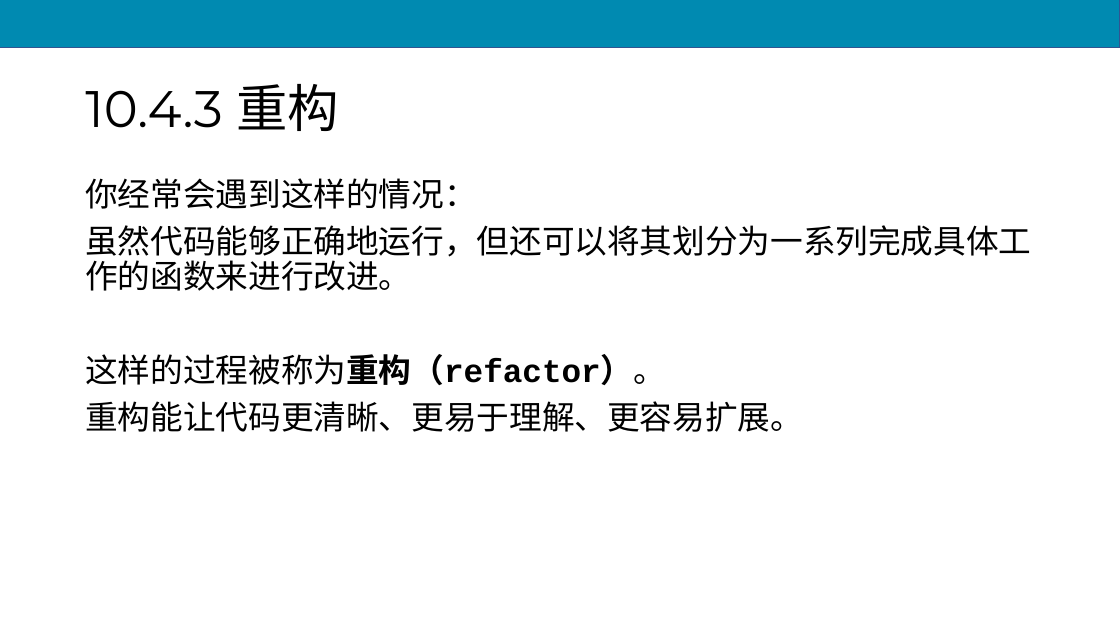
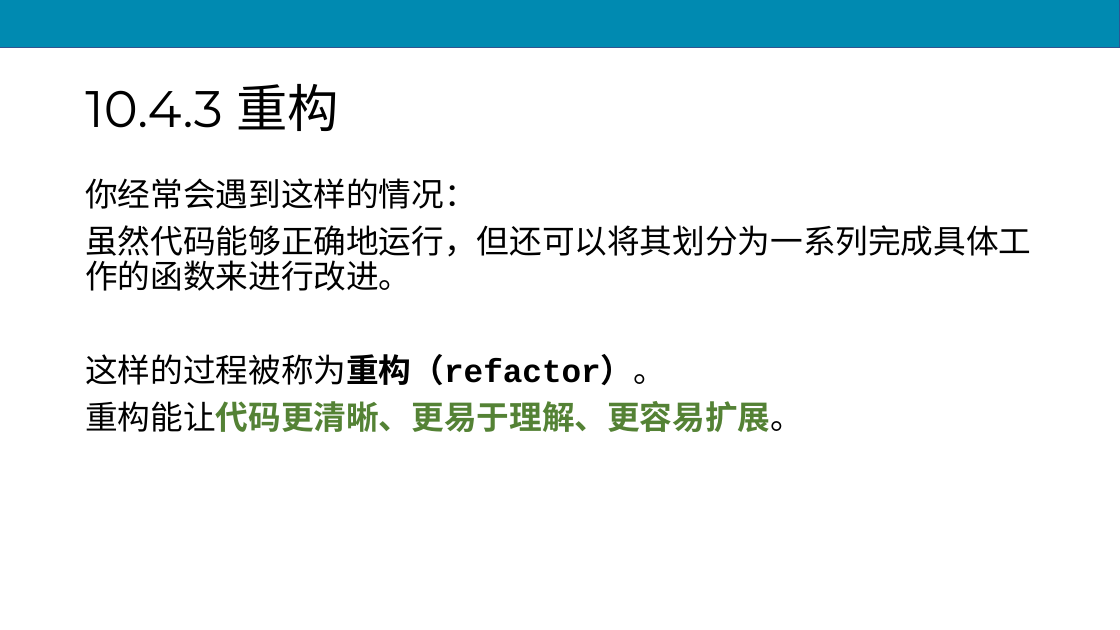
Before and after one commit to scruel/pcc_3e_slides, a slide deck: slide 104 of PPT/python10.pptx. Drawn at 1120x630 pixels with LibreOffice and Linux fonts; fonts in the diff are those of the drawing. Boxes give left, top, right and bottom in pixels: in the first picture for what was removed or moved away, otherwise in the second. Text is boxed around its words. In the diff, an @@ line names an element or a change of style, - is before the commit and + after.

```diff
--- a/PPT/python10.pptx
+++ b/PPT/python10.pptx
@@ text at (85, 401, 803, 432): text colour #000000 to #548235, bold on in "重构能让代码更清晰、更易于理解、更容易扩展。" @@
```
Also in this commit, not shown: 5 other slides changed, 7 other files.
